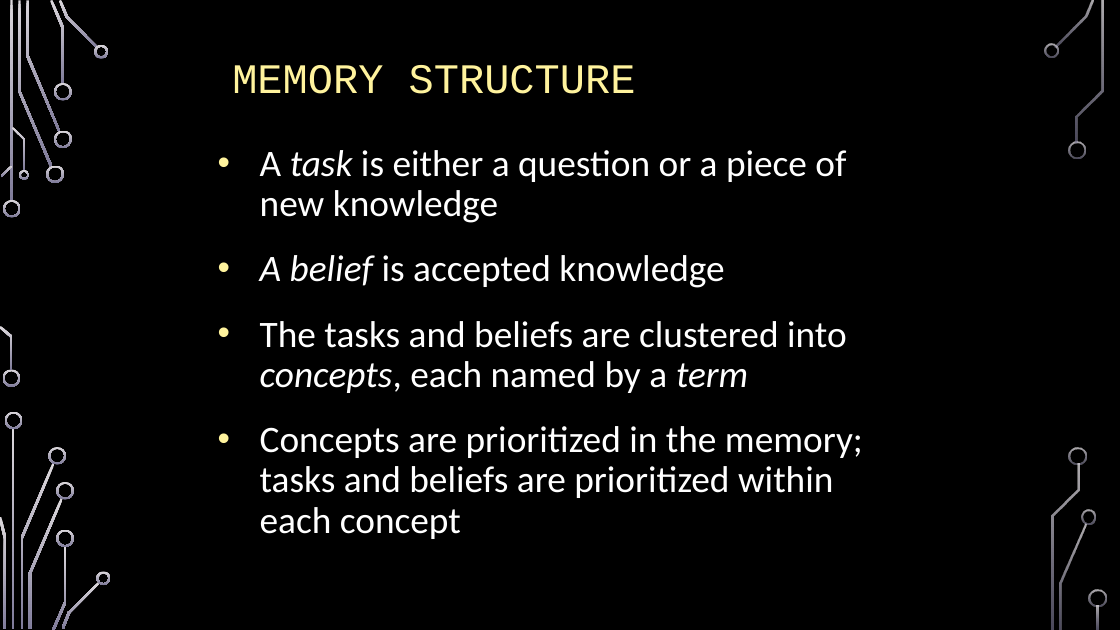
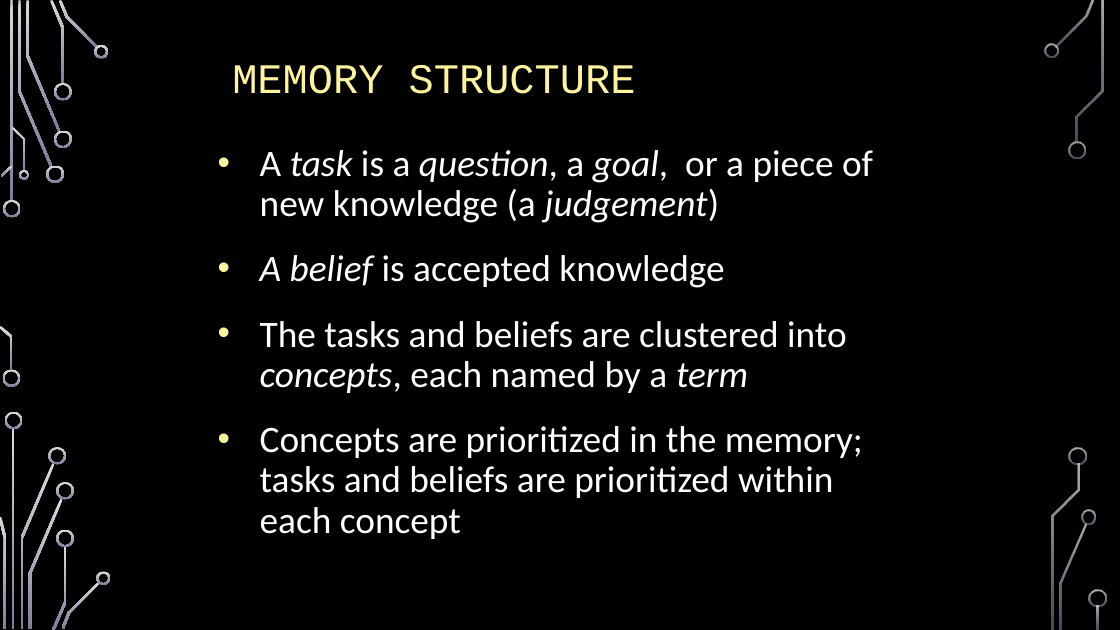
Before and after one commit to opennars/AGI-20-NARS-Tutorial-And-Workshop, a slide deck: slide 21 of NARS2019_files/NARS_Tutorial_AGI-20.pptx. Drawn at 1120x630 pixels with LibreOffice and Linux fonts; fonts in the diff are those of the drawing; background and template pictures are left out. Boxes give left, top, right and bottom in pixels: in the first picture for what was removed or moved away, otherwise in the second. Text is boxed around its words. In the diff, an @@ line names an element or a change of style, - is before the commit and + after.

```diff
--- a/NARS2019_files/NARS_Tutorial_AGI-20.pptx
+++ b/NARS2019_files/NARS_Tutorial_AGI-20.pptx
@@ text at [260, 150, 873, 223]: text changed @@
-• A task is either a question or a piece of new knowledge
+• A task is a question, a goal, or a piece of new knowledge (a judgement)
```
Also in this commit, not shown: 5 other slides changed, 1 other file.
